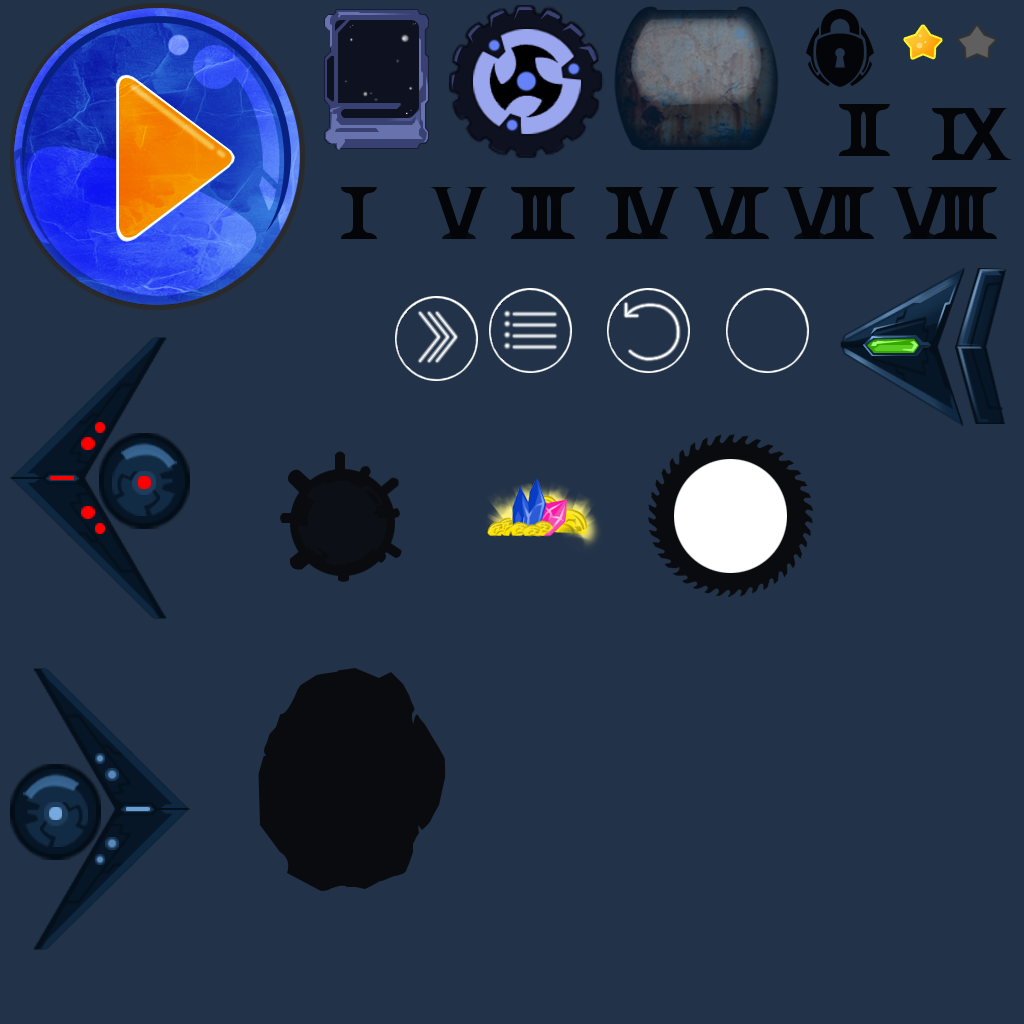
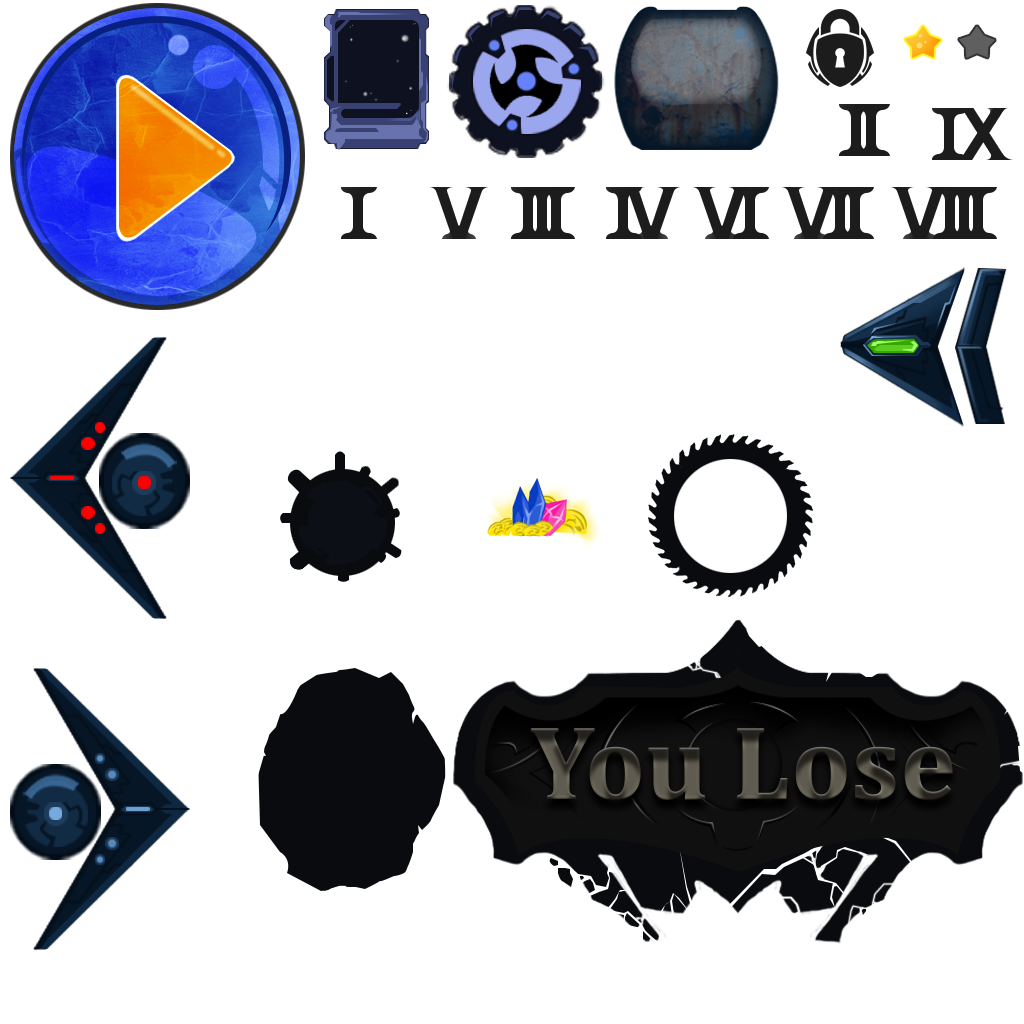
Revision of a layered 1024 × 1024 image; what changed, layer by layer:
added layer "lose" above "back" over (452, 616, 1024, 944)
hid "back" over (0, 0, 1024, 1024)
